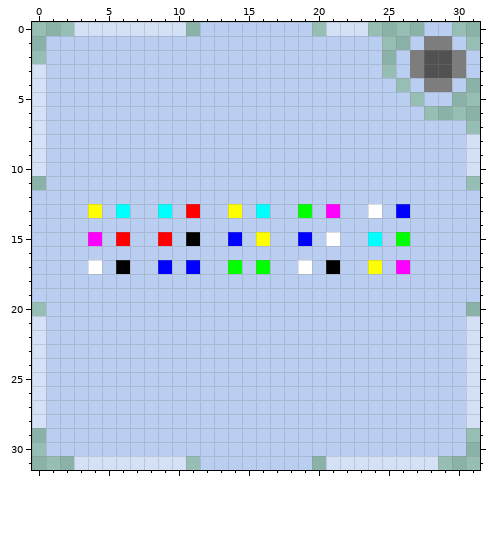
Edited in one commit: pixel-art sprite (Icons/Color Braille.png). The picture above is the old version.
The file is 32x32 pixels.
Once edited:
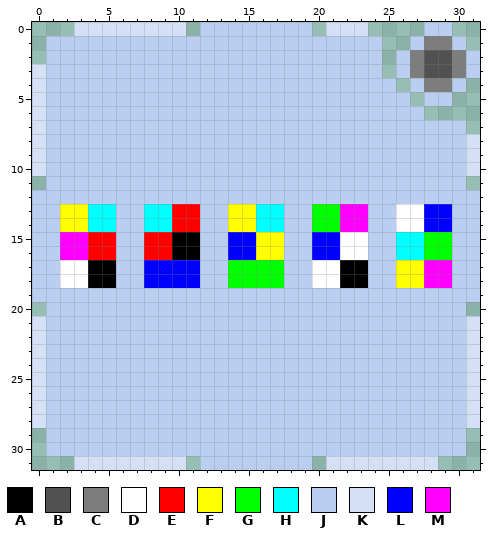
Palette (. is transparent): A #000000  B #515151  C #7d7d7d  D #ffffff  E #ff0000  F #ffff00  G #00ff00  H #00ffff  J #b9cef0  K #d3e0f5  L #0000ff  M #ff00ff
The exact change:
@@ x 0..31 @@
 12 JJJJJJJJJJJJJJJJJJJJJJJJJJJJJJJJ
-13 JJJJFJHJJHJEJJFJHJJGJMJJDJLJJJJJ
-14 JJJJJJJJJJJJJJJJJJJJJJJJJJJJJJJJ
-15 JJJJMJEJJEJAJJLJFJJLJDJJHJGJJJJJ
-16 JJJJJJJJJJJJJJJJJJJJJJJJJJJJJJJJ
-17 JJJJDJAJJLJLJJGJGJJDJAJJFJMJJJJJ
-18 JJJJJJJJJJJJJJJJJJJJJJJJJJJJJJJJ
+13 JJFFHHJJHHEEJJFFHHJJGGMMJJDDLLJJ
+14 JJFFHHJJHHEEJJFFHHJJGGMMJJDDLLJJ
+15 JJMMEEJJEEAAJJLLFFJJLLDDJJHHGGJJ
+16 JJMMEEJJEEAAJJLLFFJJLLDDJJHHGGJJ
+17 JJDDAAJJLLLLJJGGGGJJDDAAJJFFMMJJ
+18 JJDDAAJJLLLLJJGGGGJJDDAAJJFFMMJJ
 19 JJJJJJJJJJJJJJJJJJJJJJJJJJJJJJJJ
Where, in picture pixels (left, top, right, bottom), the same in both pictures:
changed: (60, 204, 452, 288)
